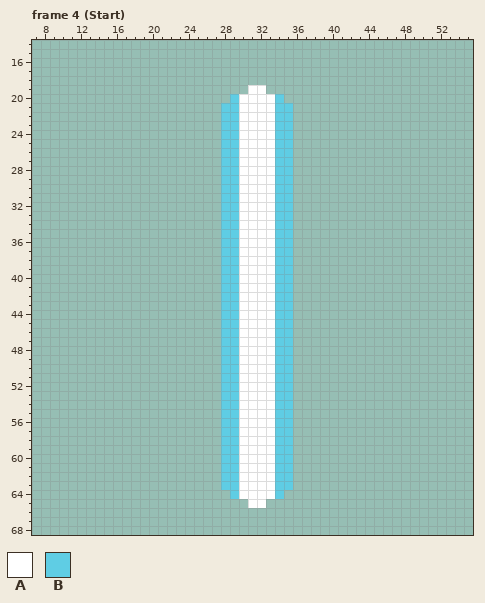
Edited in one commit: pixel-art file (Abduction101/SourceAssets/Models/ObliterationRay.aseprite). The picture above was drawn from the file before the commit.
64x128 pixels, 13 frames. Shown: frame 4 (Start): x 7..55, y 14..68. The commit also changed other frames, which this record leaves out.
Palette (. is transparent): A #ffffff  B #5fcde4
Pixels before, frame 4 (Start) (only the part around the change), first column x 18:
14 ..........................
15 ..........................
16 ..........................
17 ..........................
18 ..........................
19 .............AA...........
20 ...........BAAAAB.........
21 ..........BBAAAABB........
22 ..........BBAAAABB........
23 ..........BBAAAABB........
24 ..........BBAAAABB........
25 ..........BBAAAABB........
26 ..........BBAAAABB........
27 ..........BBAAAABB........
28 ..........BBAAAABB........
29 ..........BBAAAABB........
30 ..........BBAAAABB........
31 ..........BBAAAABB........
32 ..........BBAAAABB........
33 ..........BBAAAABB........
34 ..........BBAAAABB........
35 ..........BBAAAABB........
36 ..........BBAAAABB........
37 ..........BBAAAABB........
38 ..........BBAAAABB........
Now the later version:
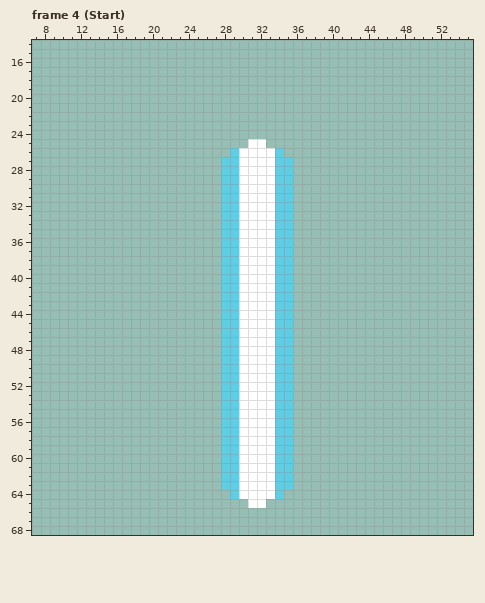
Commit message: obliteration ray forever once started
From old to new:
Changed rows in their new state; - is an unchanged pixel.
Frame 4 (Start):
first column x 28:
19 ---..---
20 -......-
21 ........
22 ........
23 ........
24 ........
25 ...--...
26 .------.
Changed places in both pictures, as pixel boxes (x1, y1, x2, y2):
erased: (221, 85, 293, 157)
